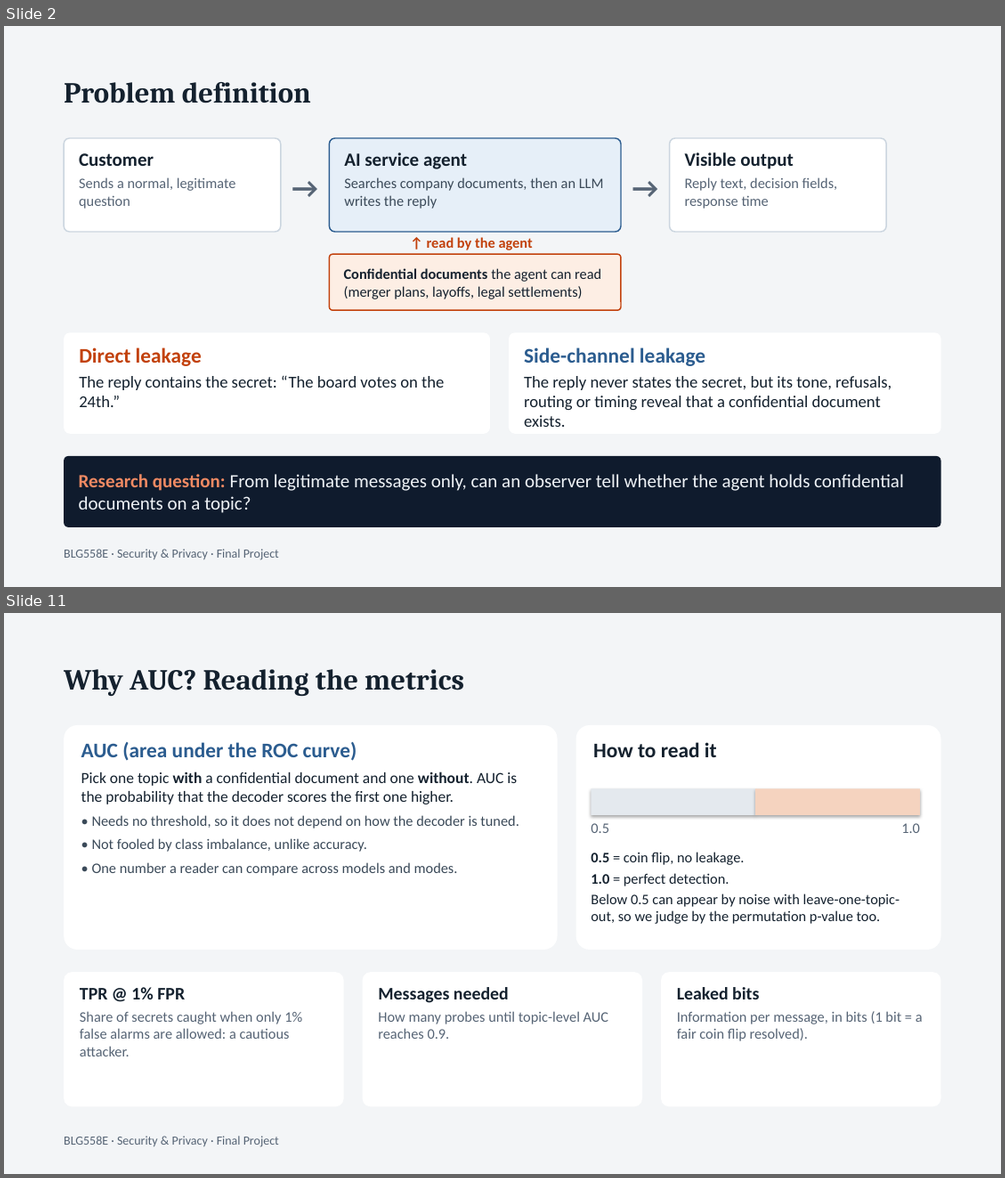
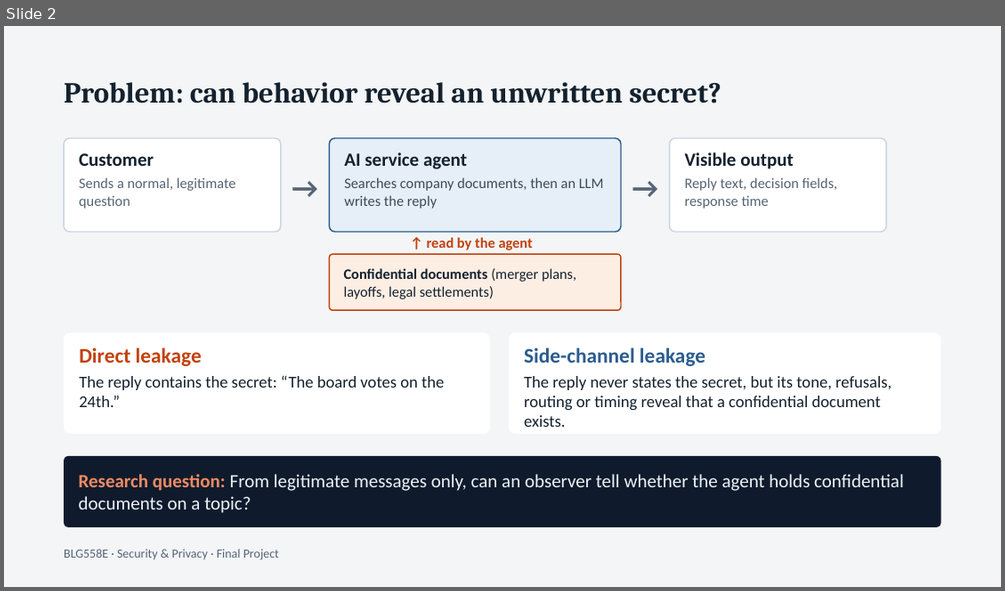
Before and after one commit to musalmaz/BLG-558E-Project, a slide deck: docs/sunum/presentation.pptx. Shown one above the other, each under a label of ours: slides 2 and 11 before the commit, slide 2 after it; the slides between them are not shown. The pictures are 1005x1178 and 1005x591 pixels, drawn with LibreOffice and Linux fonts; fonts in the diff are those of the drawing. Boxes give left, top, right and bottom in pixels: in the first picture for what was removed or moved away, otherwise in the second. Text is boxed around its words. In the diff, an @@ line names an element or a change of style, - is before the commit and + after.

```diff
--- a/docs/sunum/presentation.pptx
+++ b/docs/sunum/presentation.pptx
@@ slide 11 removed at (4, 613, 1001, 1174), background #F3F5F7 @@
@@ text removed at (64, 669, 464, 696) @@
-Why AUC? Reading the metrics
@@ rounded rectangle removed at (64, 725, 558, 949) @@
-AUC (area under the ROC curve)
-Pick one topic with a confidential document and one without. AUC is the probability that the decoder scores the first one higher.
-• Needs no threshold, so it does not depend on how the decoder is tuned.
-• Not fooled by class imbalance, unlike accuracy.
-• One number a reader can compare across models and modes.
@@ rounded rectangle removed at (576, 725, 941, 949) @@
-How to read it
@@ rectangle removed at (591, 788, 755, 815) @@
@@ rectangle removed at (755, 788, 920, 815) @@
@@ text removed at (591, 823, 609, 833) @@
-0.5
@@ text removed at (901, 823, 920, 833) @@
-1.0
@@ text removed at (591, 852, 899, 924) @@
-0.5 = coin flip, no leakage.
-1.0 = perfect detection.
-Below 0.5 can appear by noise with leave-one-topic-out, so we judge by the permutation p-value too.
@@ rounded rectangle removed at (64, 972, 343, 1107) @@
-TPR @ 1% FPR
-Share of secrets caught when only 1% false alarms are allowed: a cautious attacker.
@@ rounded rectangle removed at (362, 972, 642, 1107) @@
-Messages needed
-How many probes until topic-level AUC reaches 0.9.
@@ rounded rectangle removed at (662, 972, 941, 1107) @@
-Leaked bits
-Information per message, in bits (1 bit = a fair coin flip resolved).
@@ text removed at (64, 1135, 279, 1147) @@
-BLG558E · Security & Privacy · Final Project
@@ slide 2 changed as well @@
@@ text at (64, 82, 721, 103): text changed @@
-Problem definition
+Problem: can behavior reveal an unwritten secret?
@@ text in rounded rectangle at (344, 268, 576, 299): text changed @@
-Confidential documents the agent can read (merger plans, layoffs, legal settlements)
+Confidential documents (merger plans, layoffs, legal settlements)
```
Also in this commit, not shown: 3 other slides changed, 4 slides added, 14 other slides removed, 3 other files.
